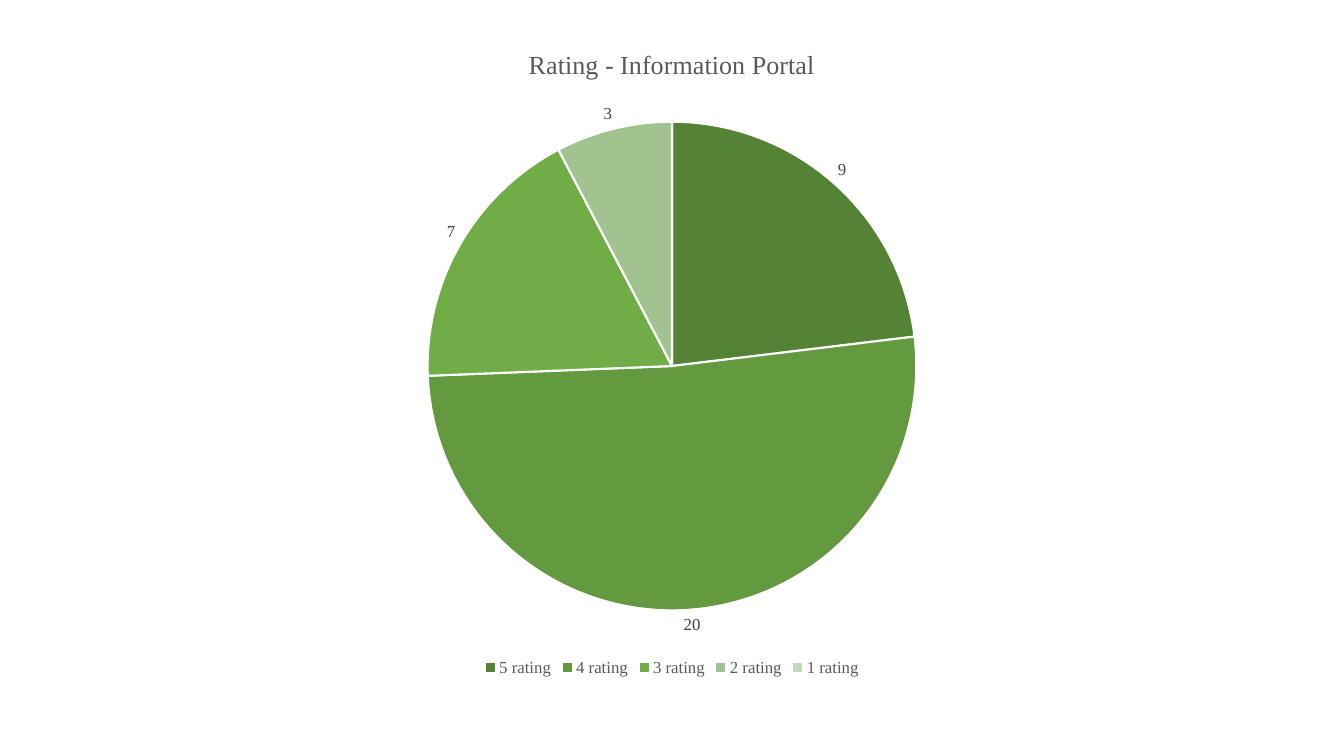
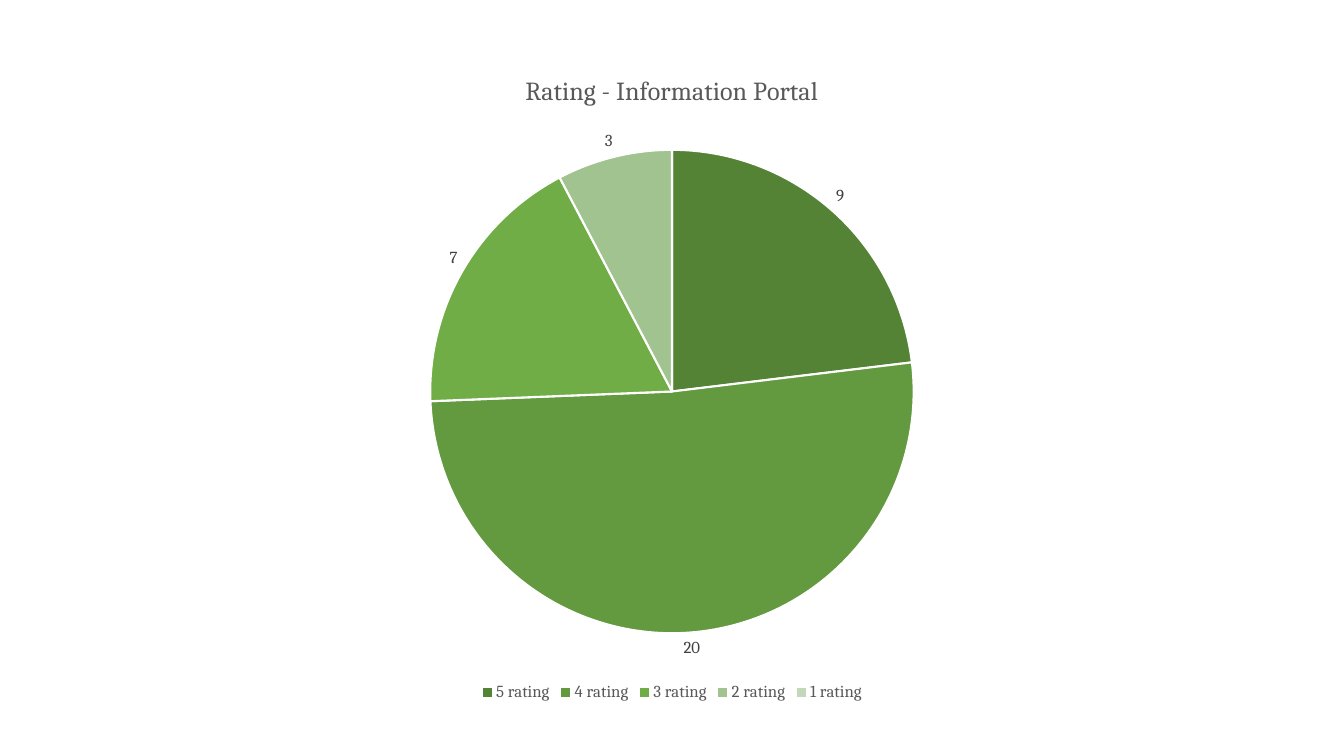
Before and after one commit to afthaj/finalThesis, a slide deck: slide 10 of figures.pptx. Drawn at 1344x756 pixels with LibreOffice and Linux fonts; fonts in the diff are those of the drawing. Boxes give left, top, right and bottom in pixels: in the first picture for what was removed or moved away, otherwise in the second. Text is boxed around its words. In the diff, an @@ line names an element or a change of style, - is before the commit and + after.

```diff
--- a/figures.pptx
+++ b/figures.pptx
@@ pie chart at [384,50,960,707] @@
@@ data labels of Rating - Information Portal changed @@
@@ legend changed @@
@@ lettering changed @@
@@ pie chart: place and size @@
-pie chart at [93,25,1252,682]
+pie chart at [384,50,960,707]
```
Also in this commit, not shown: 15 other slides changed, 37 other files.
